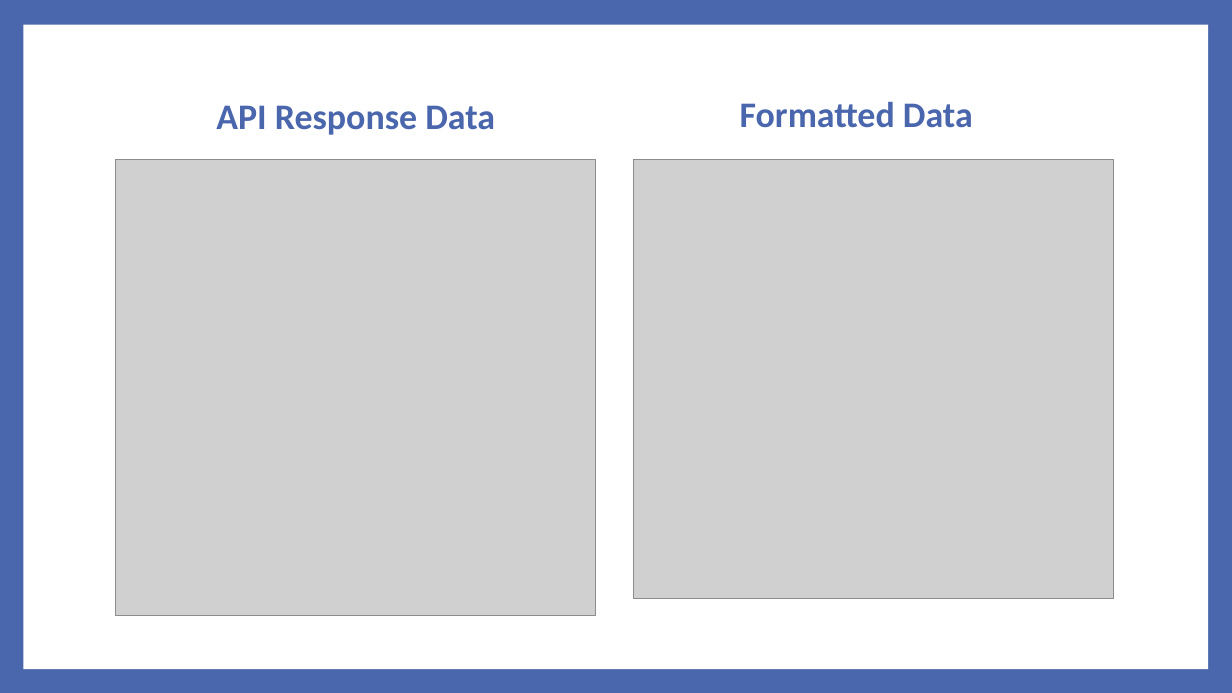
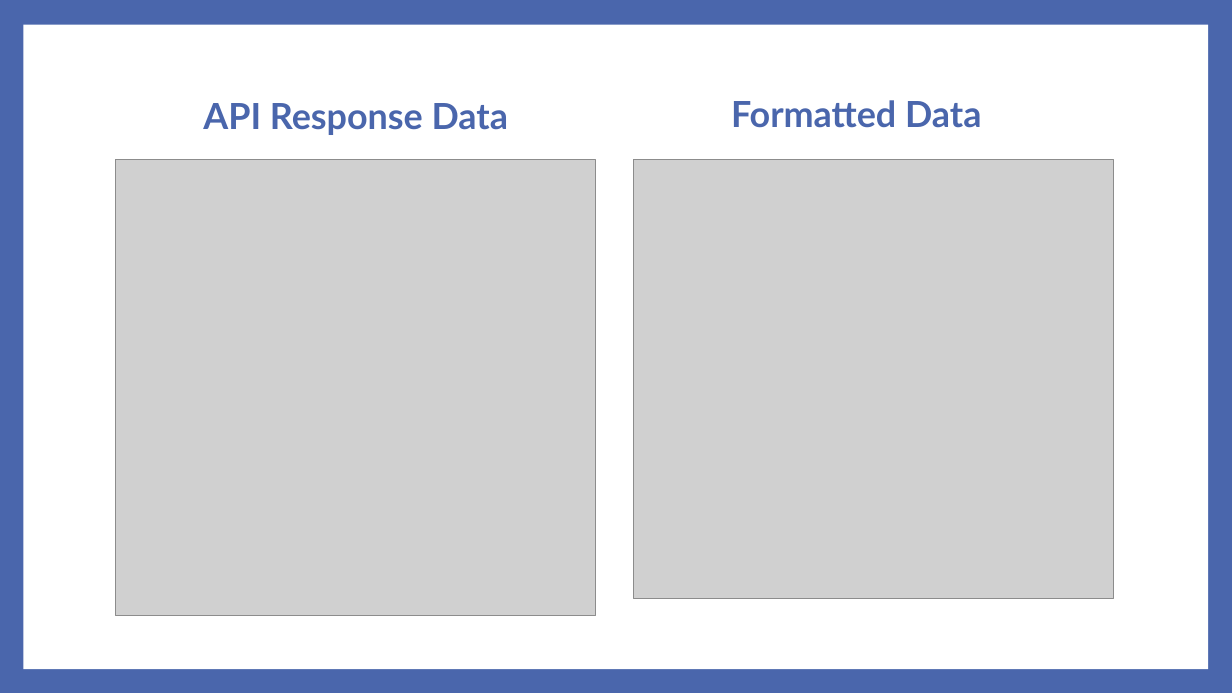
Before and after one commit to abedafnan/MonogoDB-Project, a slide deck: slide 4 of MongoDB Project.pptx. Drawn at 1232x693 pixels with LibreOffice and Linux fonts; fonts in the diff are those of the drawing; grey boxes stand for pictures. Boxes give left, top, right and bottom in pixels: in the first picture for what was removed or moved away, otherwise in the second. Text is boxed around its words. In the diff, an @@ line names an element or a change of style, - is before the commit and + after.

```diff
--- a/MongoDB Project.pptx
+++ b/MongoDB Project.pptx
@@ text "API Response Data" at <box>203,103,508,135</box>: font Calibri to Lato @@
@@ text "Formatted Data" at <box>731,100,981,128</box>: font Calibri to Lato @@
```
Also in this commit, not shown: 1 other slide changed, 3 slides added, 4 other files.
